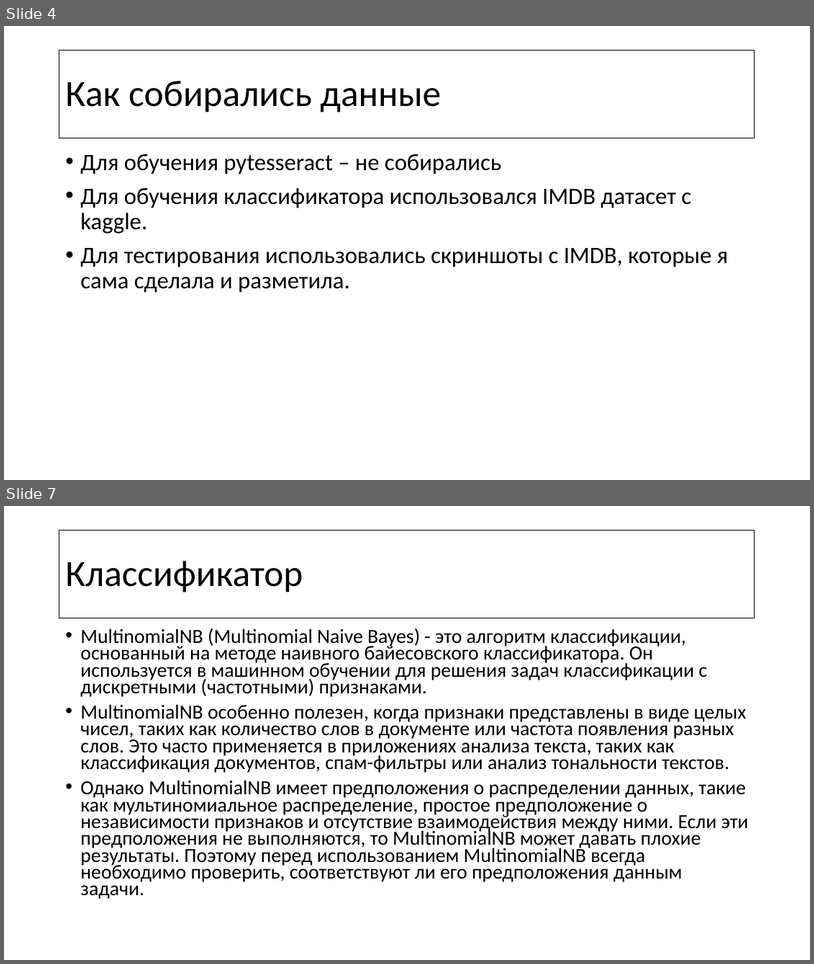
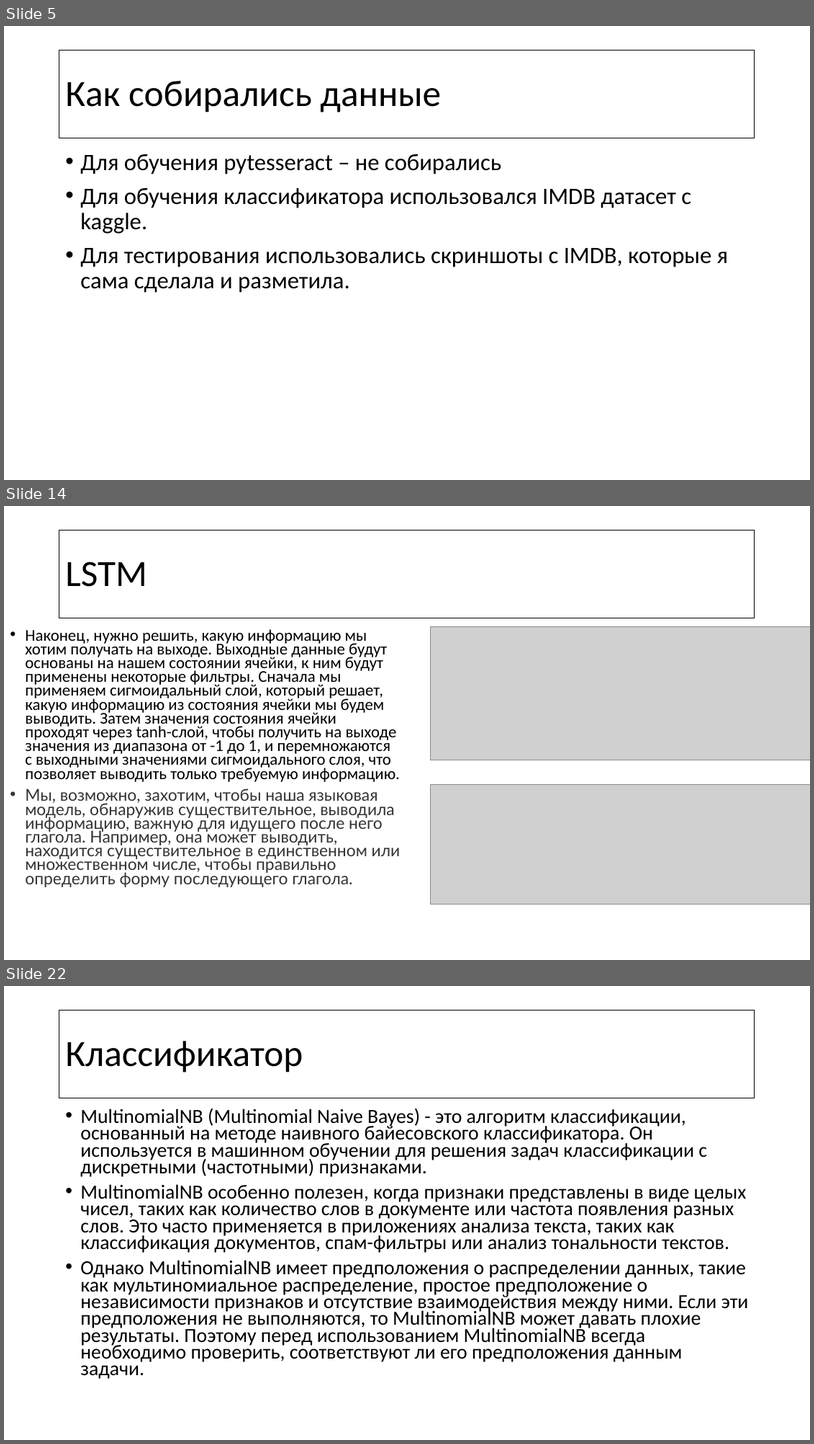
Before and after one commit to riapush/Image-to-text-and-recognition-project, a slide deck: Machine learning course.pptx. Shown one above the other, each under a label of ours: slides 4 and 7 before the commit, slides 5, 14 and 22 after it; the slides between them are not shown. The pictures are 814x964 and 814x1444 pixels, drawn with LibreOffice and Linux fonts; fonts in the diff are those of the drawing; grey boxes stand for pictures. Boxes give left, top, right and bottom in pixels: in the first picture for what was removed or moved away, otherwise in the second. Text is boxed around its words. In the diff, an @@ line names an element or a change of style, - is before the commit and + after.

```diff
--- a/Machine learning course.pptx
+++ b/Machine learning course.pptx
@@ slide 14 added at <box>4,506,810,960</box>, background #FFFFFF @@
@@ title added at <box>59,530,756,618</box>, outline #000000 0.75 pt, 44 pt, text #000000 @@
+LSTM
@@ text added at <box>25,629,401,887</box>, 19.6 pt, text #000000 @@
+• Наконец, нужно решить, какую информацию мы хотим получать на выходе. Выходные данные будут основаны на нашем состоянии ячейки, к ним будут применены некоторые фильтры. Сначала мы применяем сигмоидальный слой, который решает, какую информацию из состояния ячейки мы будем выводить. Затем значения состояния ячейки проходят через tanh-слой, чтобы получить на выходе значения из диапазона от -1 до 1, и перемножаются с выходными значениями сигмоидального слоя, что позволяет выводить только требуемую информацию.
+• Мы, возможно, захотим, чтобы наша языковая модель, обнаружив существительное, выводила информацию, важную для идущего после него глагола. Например, она может выводить, находится существительное в единственном или множественном числе, чтобы правильно определить форму последующего глагола.
@@ picture added at <box>430,627,810,760</box> @@
@@ picture added at <box>430,784,810,904</box> @@
@@ what was slide 4 is now slide 5 @@
@@ what was slide 7 is now slide 22 @@
```
Also in this commit, not shown: 1 slide changed, 15 other slides added, 1 other file.
